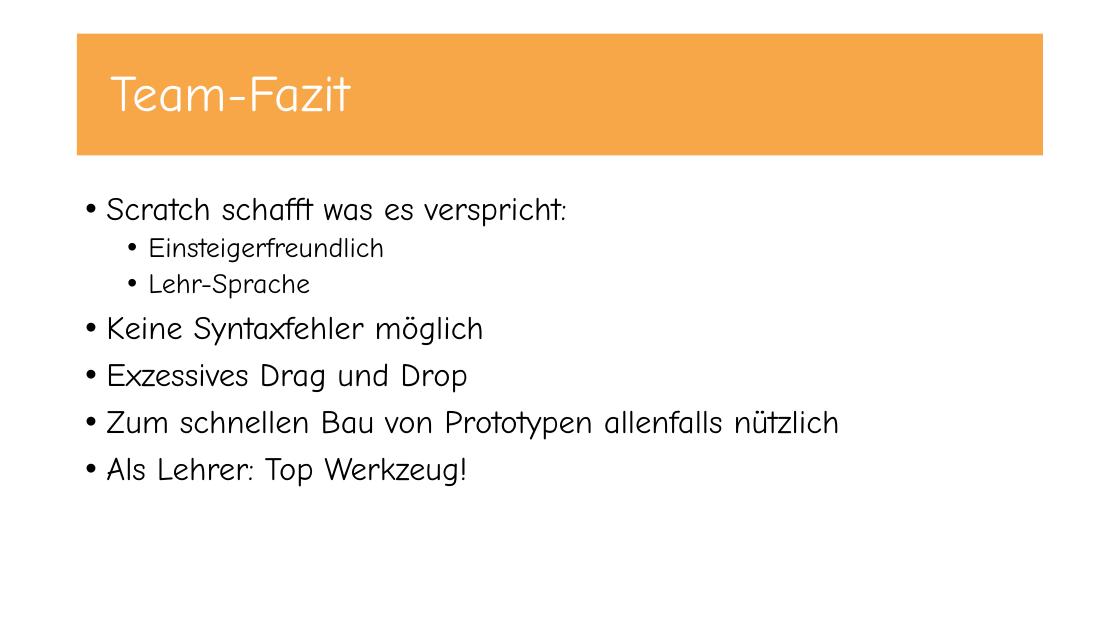
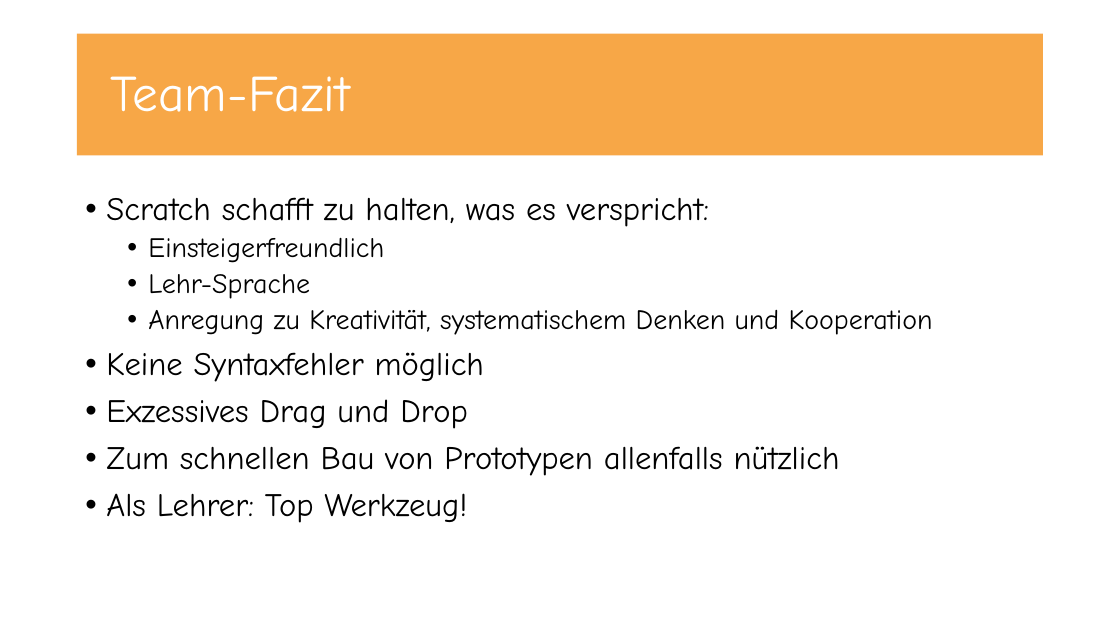
Before and after one commit to UncleBench/PCP-Projekt, a slide deck: slide 7 of Praesentation.pptx. Drawn at 1120x630 pixels with LibreOffice and Linux fonts; fonts in the diff are those of the drawing. Boxes give left, top, right and bottom in pixels: in the first picture for what was removed or moved away, otherwise in the second. Text is boxed around its words. In the diff, an @@ line names an element or a change of style, - is before the commit and + after.

Commit message:
Folien "Klone", "Nachrichten & Nebenläufigkei" und "Team-Fazit" erweitert

```diff
--- a/Praesentation.pptx
+++ b/Praesentation.pptx
@@ text at (x1=106, y1=197, x2=709, y2=227): text changed @@
-• Scratch schafft was es verspricht:
+• Scratch schafft zu halten, was es verspricht:
@@ text at (x1=148, y1=310, x2=933, y2=335): paragraph added @@
+  • Anregung zu Kreativität, systematischem Denken und Kooperation
```
Also in this commit, not shown: 2 other slides changed.
